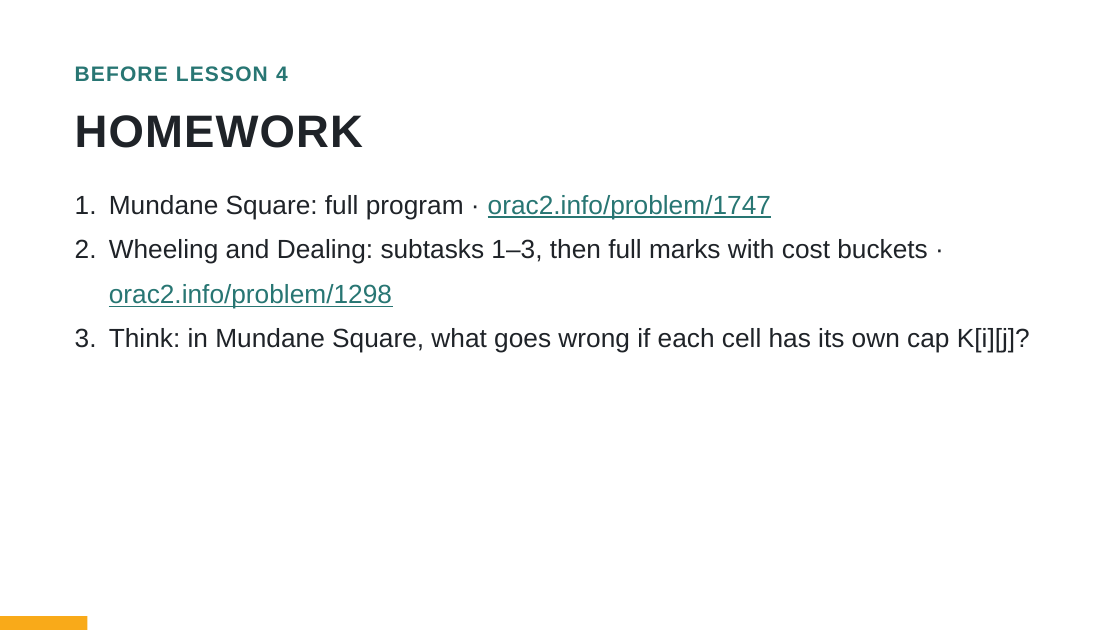
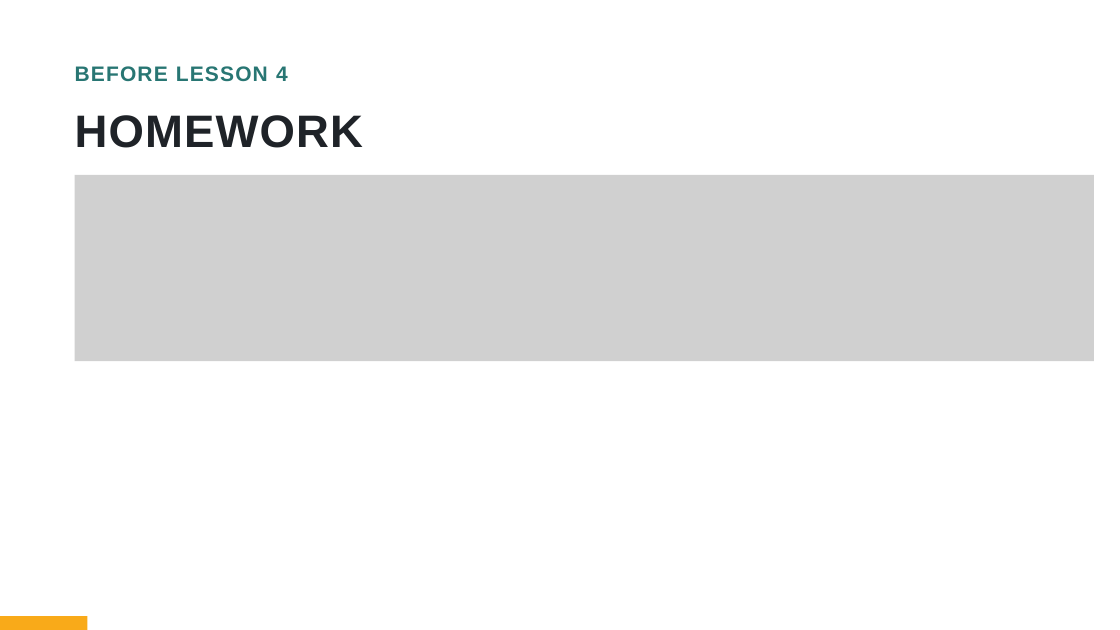
Before and after one commit to bryanbsun/AIO, a slide deck: slide 37 of AIO/P6/AIO High Achievers Camp Session 3 Greedy and the Water Level.pptx. Drawn at 1120x630 pixels with LibreOffice and Linux fonts; fonts in the diff are those of the drawing; grey boxes stand for pictures. Boxes give left, top, right and bottom in pixels: in the first picture for what was removed or moved away, otherwise in the second. Text is boxed around its words. In the diff, an @@ line names an element or a change of style, - is before the commit and + after.

```diff
--- a/AIO/P6/AIO High Achievers Camp Session 3 Greedy and the Water Level.pptx
+++ b/AIO/P6/AIO High Achievers Camp Session 3 Greedy and the Water Level.pptx
@@ picture added at (x1=75, y1=175, x2=1094, y2=361) @@
@@ text removed at (x1=109, y1=195, x2=1030, y2=353) @@
-1. Mundane Square: full program · orac2.info/problem/1747
-2. Wheeling and Dealing: subtasks 1–3, then full marks with cost buckets · orac2.info/problem/1298
-3. Think: in Mundane Square, what goes wrong if each cell has its own cap K[i][j]?
```
Also in this commit, not shown: 34 other slides changed, 3 other files.
